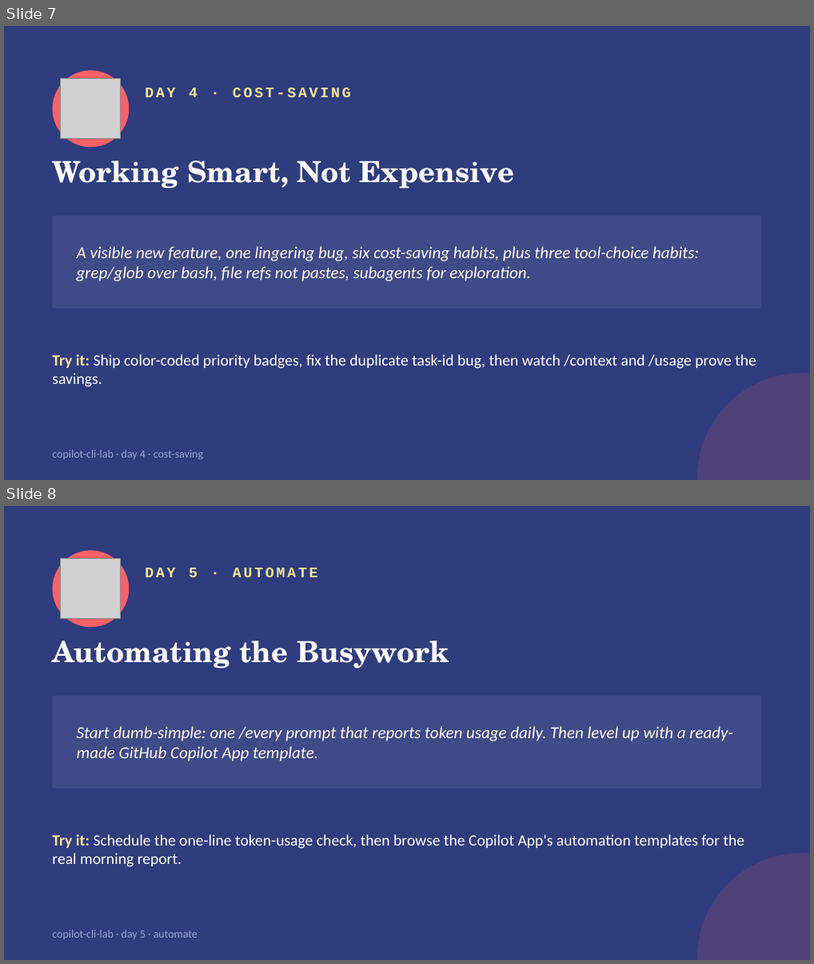
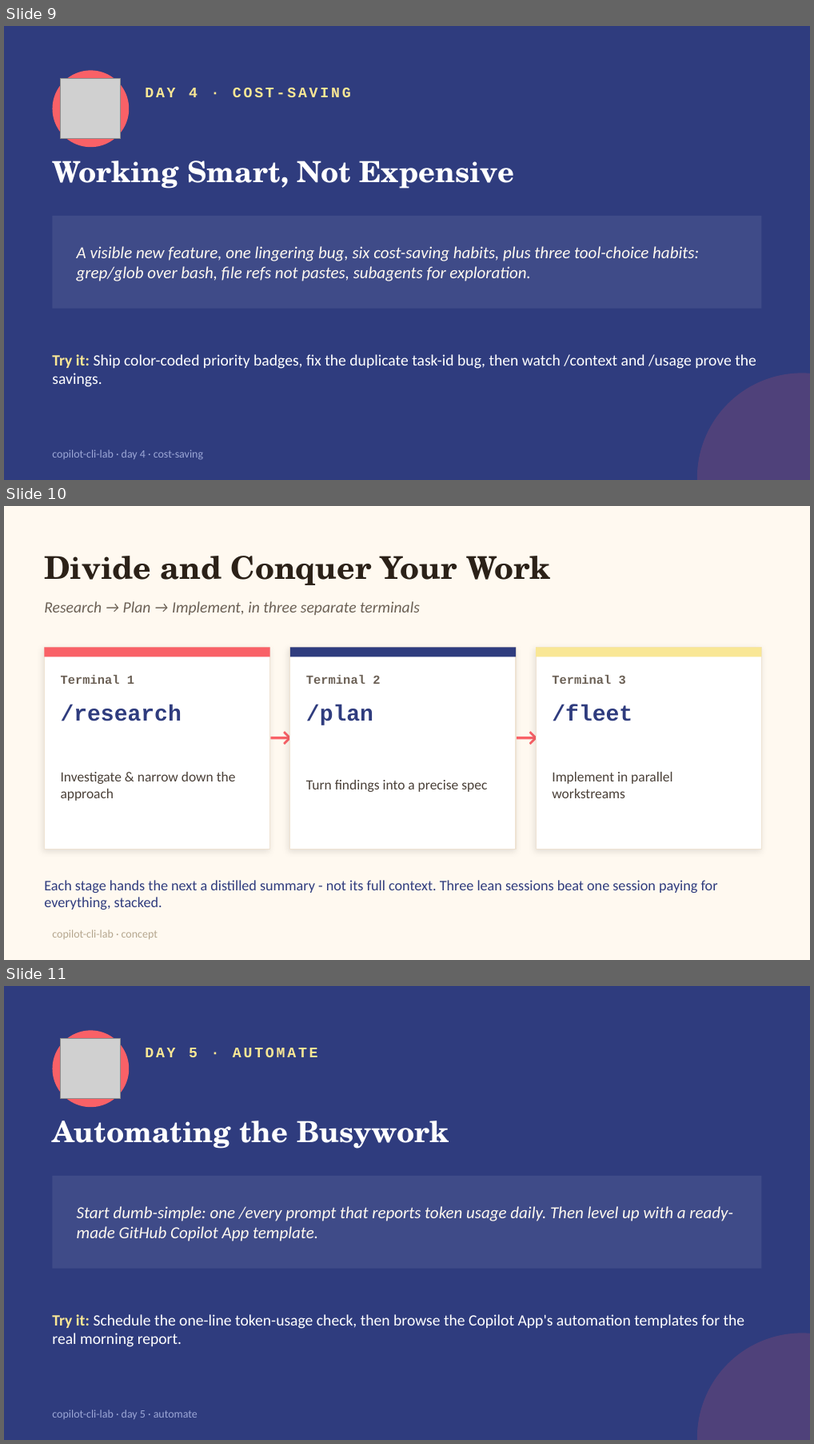
Before and after one commit to kandanai-leenutaphong-backup/copilot-cli-lab, a slide deck: slides/copilot-cli-lab.pptx. Shown one above the other, each under a label of ours: slides 7 and 8 before the commit, slides 9, 10 and 11 after it. The pictures are 814x964 and 814x1444 pixels, drawn with LibreOffice and Linux fonts; fonts in the diff are those of the drawing; grey boxes stand for pictures. Boxes give left, top, right and bottom in pixels: in the first picture for what was removed or moved away, otherwise in the second. Text is boxed around its words. In the diff, an @@ line names an element or a change of style, - is before the commit and + after.

```diff
--- a/slides/copilot-cli-lab.pptx
+++ b/slides/copilot-cli-lab.pptx
@@ slide 10 added at (4, 506, 810, 960), background #FFF9F0 @@
@@ text added at (44, 556, 550, 585), 28 pt, text #2B2118, bold @@
+Divide and Conquer Your Work
@@ text added at (44, 601, 420, 615), 14 pt, text #6B6055, italic @@
+Research → Plan → Implement, in three separate terminals
@@ rectangle added at (44, 647, 270, 848), fill #FFFFFF, outline #EFE3D3 1 pt @@
@@ rectangle added at (44, 647, 270, 656), fill #F96167 @@
@@ rectangle added at (290, 647, 516, 848), fill #FFFFFF, outline #EFE3D3 1 pt @@
@@ rectangle added at (290, 647, 516, 656), fill #2F3C7E @@
@@ rectangle added at (536, 647, 762, 848), fill #FFFFFF, outline #EFE3D3 1 pt @@
@@ rectangle added at (536, 647, 762, 656), fill #F9E795 @@
@@ text added at (61, 675, 134, 684), 11 pt, text #6B6055, bold @@
+Terminal 1
@@ text added at (306, 675, 380, 684), 11 pt, text #6B6055, bold @@
+Terminal 2
@@ text added at (552, 675, 626, 684), 11 pt, text #6B6055, bold @@
+Terminal 3
@@ text added at (61, 704, 182, 721), 20 pt, text #2F3C7E, bold @@
+/research
@@ text added at (270, 716, 290, 756), 22 pt, text #F96167, bold @@
+→
@@ text added at (306, 704, 374, 725), 20 pt, text #2F3C7E, bold @@
+/plan
@@ text added at (516, 716, 536, 756), 22 pt, text #F96167, bold @@
+→
@@ text added at (552, 704, 633, 721), 20 pt, text #2F3C7E, bold @@
+/fleet
@@ text added at (61, 772, 236, 800), 12.5 pt, text #4A4038 @@
+Investigate & narrow down the approach
@@ text added at (306, 780, 487, 792), 12.5 pt, text #4A4038 @@
+Turn findings into a precise spec
@@ text added at (552, 772, 673, 798), 12.5 pt, text #4A4038 @@
+Implement in parallel workstreams
@@ text added at (44, 880, 718, 909), 13 pt, text #2F3C7E @@
+Each stage hands the next a distilled summary - not its full context. Three lean sessions beat one session paying for everything, stacked.
@@ text added at (52, 929, 158, 939), 10 pt, text #B5A78F @@
+copilot-cli-lab · concept
@@ what was slide 7 is now slide 9 @@
@@ what was slide 8 is now slide 11 @@
```
Also in this commit, not shown: 3 other slides added, 9 other files.
